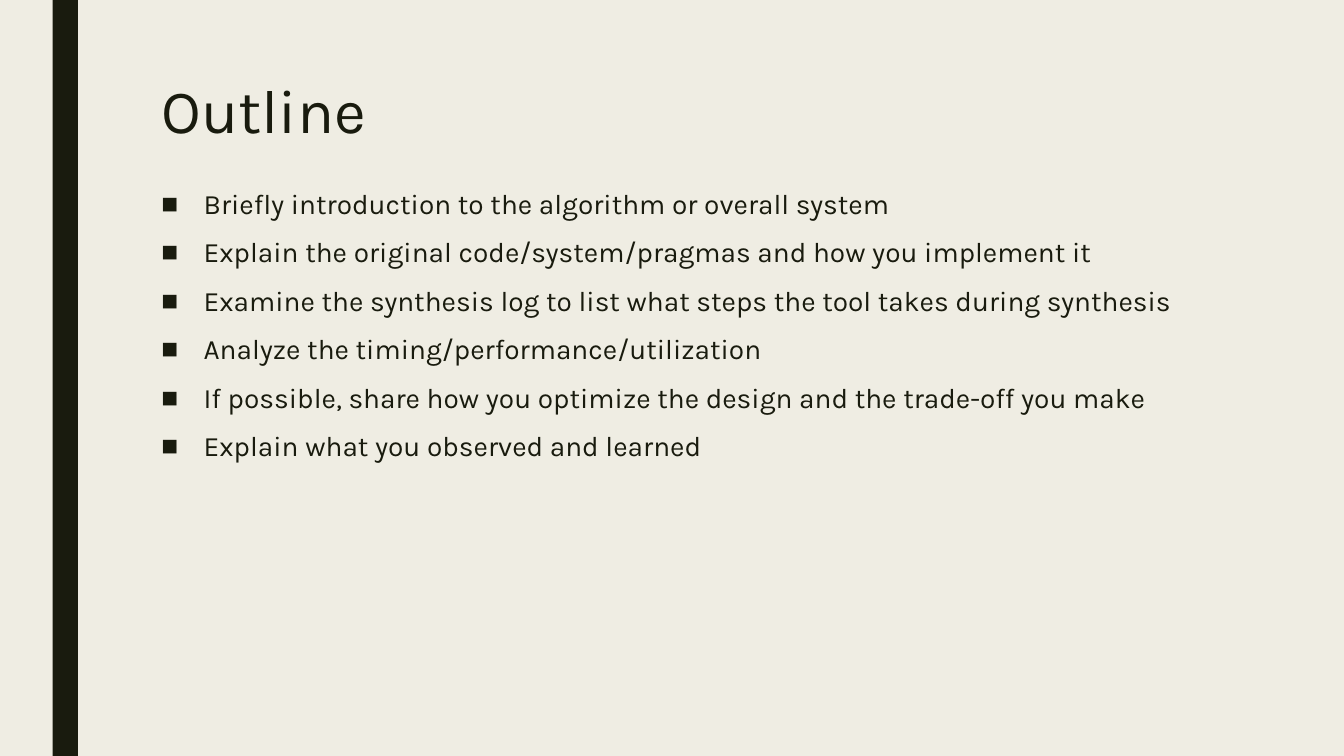
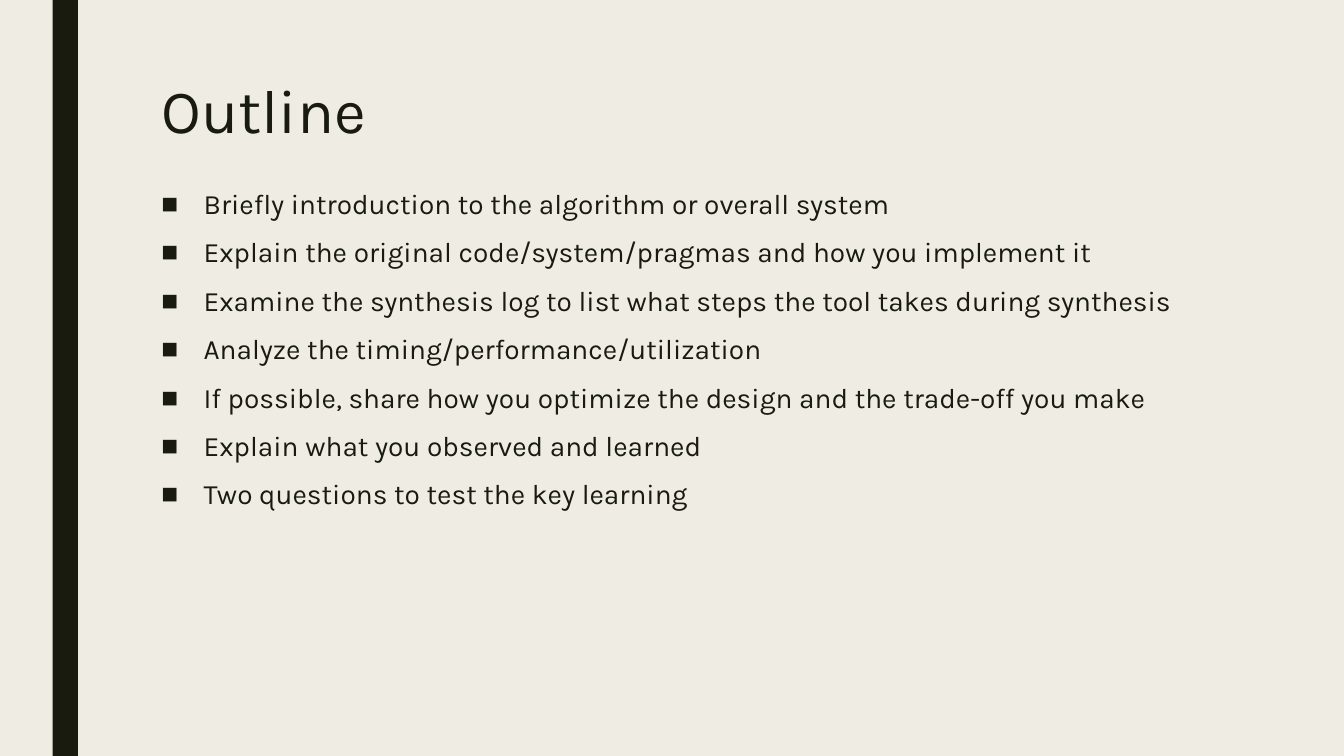
Before and after one commit to JasonYanggg/HLS, a slide deck: slide 2 of dct_prj/110061519_labA_report.pptx. Drawn at 1344x756 pixels with LibreOffice and Linux fonts; fonts in the diff are those of the drawing. Boxes give left, top, right and bottom in pixels: in the first picture for what was removed or moved away, otherwise in the second. Text is boxed around its words. In the diff, an @@ line names an element or a change of style, - is before the commit and + after.

```diff
--- a/dct_prj/110061519_labA_report.pptx
+++ b/dct_prj/110061519_labA_report.pptx
@@ text at bbox=[204, 484, 688, 511]: paragraph added @@
+■ Two questions to test the key learning
```
Also in this commit, not shown: 4 other slides changed, 6 slides added, 1 other file.
